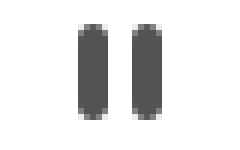
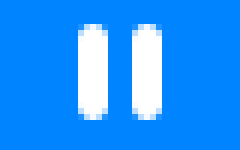
Before/after of a w=240, h=150 layered artwork. What changed in the layer stack:
hid "圆角矩形 2" (1st of 2) over box(132, 24, 162, 120)
hid "圆角矩形 1" (1st of 2) over box(78, 24, 108, 120)
added layer "圆角矩形 2 副本" above "圆角矩形 1 副本" over box(132, 24, 162, 120)
added layer "圆角矩形 1 副本" above "圆角矩形 2" over box(78, 24, 108, 120)
added layer "图层 1" above "背景" over box(0, 0, 240, 150)
